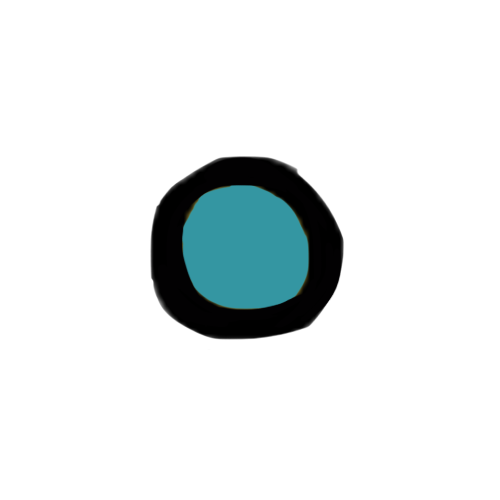
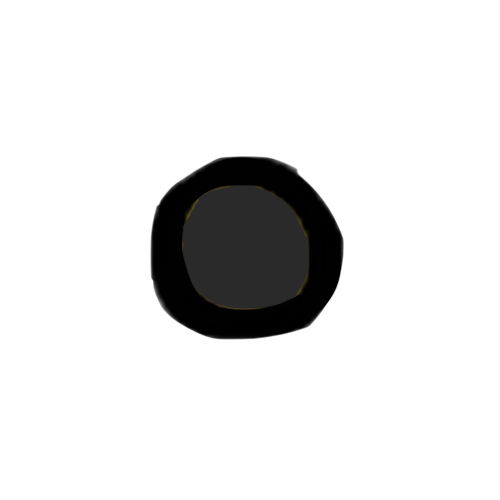
Comparing the layer stacks of the two 500x500 images. Changes:
added layer "Layer 4" above "Layer 3" over left=182, top=185, right=310, bottom=310
